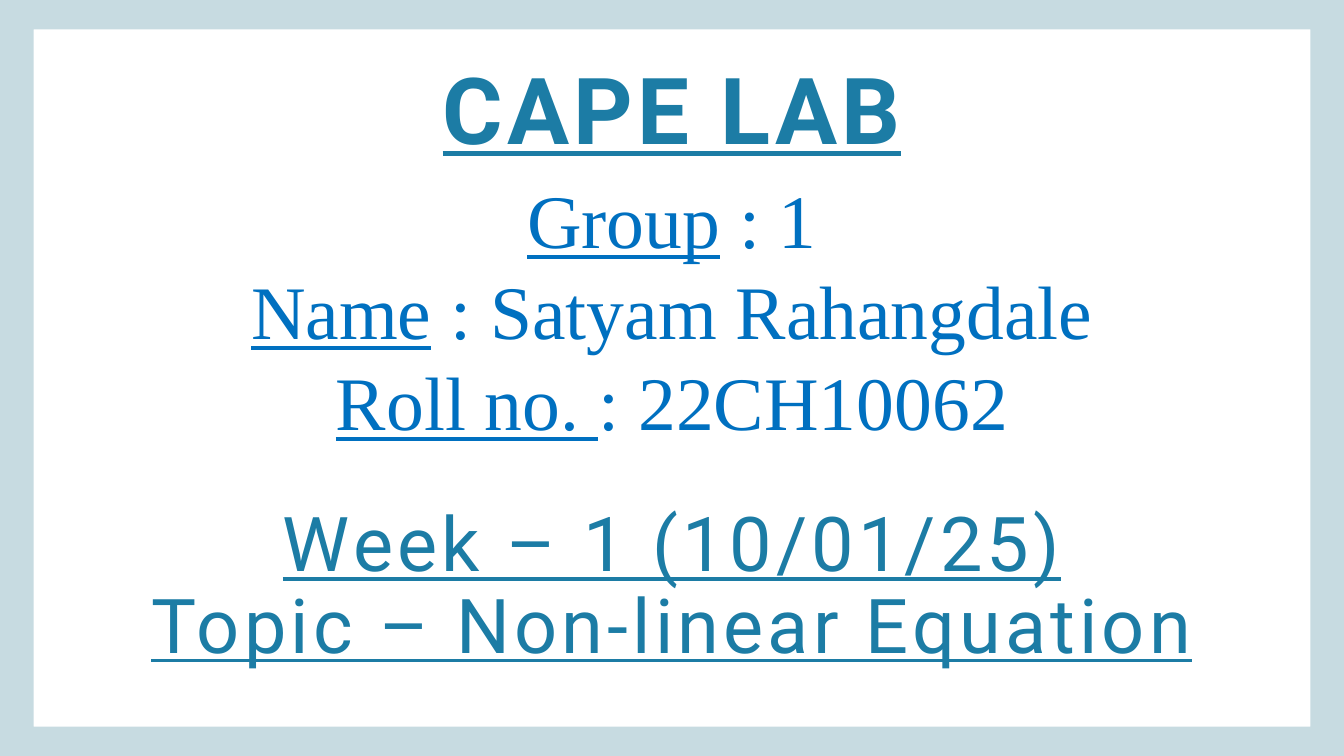
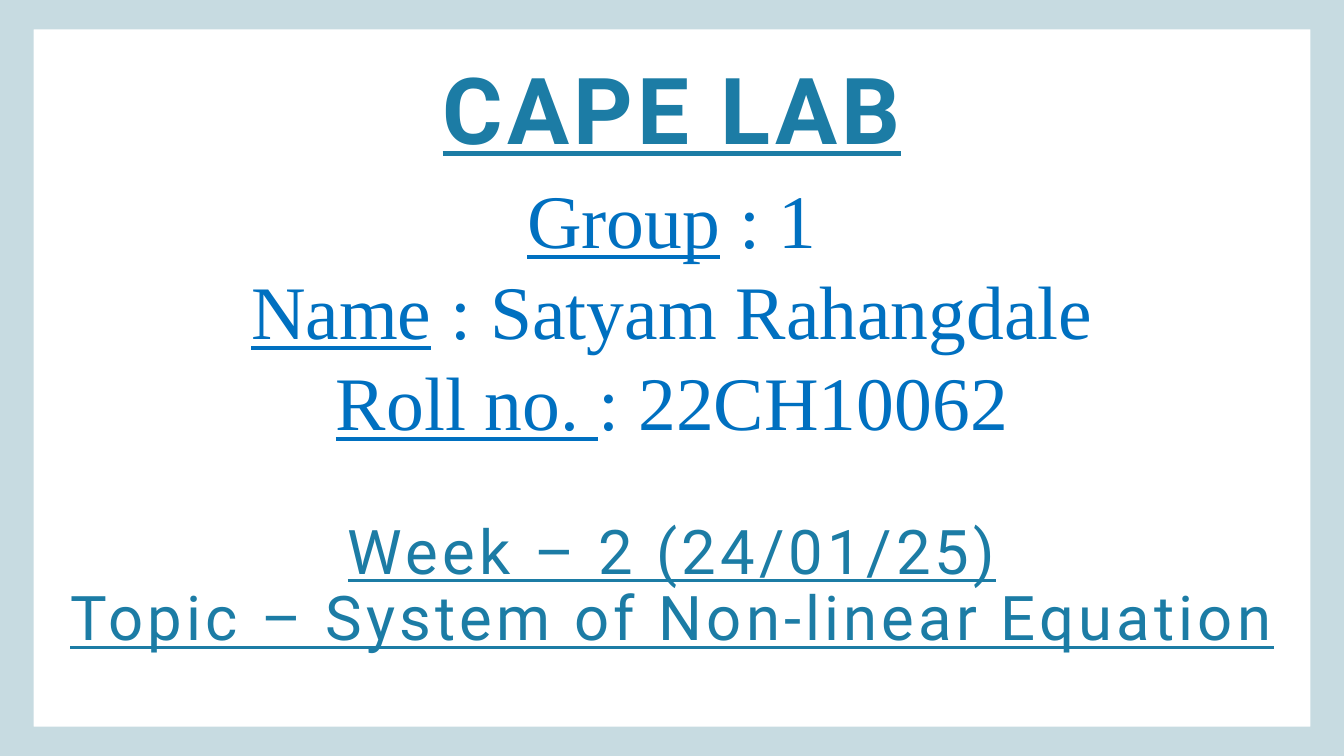
Before and after one commit to SatyamR196/CAPE_LAB, a slide deck: slide 1 of Lab_2/Cape Lab_A2.pptx. Drawn at 1344x756 pixels with LibreOffice and Linux fonts; fonts in the diff are those of the drawing; background and template pictures are left out. Boxes give left, top, right and bottom in pixels: in the first picture for what was removed or moved away, otherwise in the second. Text is boxed around its words. In the diff, an @@ line names an element or a change of style, - is before the commit and + after.

```diff
--- a/Lab_2/Cape Lab_A2.pptx
+++ b/Lab_2/Cape Lab_A2.pptx
@@ text at (70, 525, 1271, 653): text changed; size 54 to 44 pt @@
-Week – 1 (10/01/25)
-Topic – Non-linear Equation
+Week – 2 (24/01/25)
+Topic – System of Non-linear Equation
```
Also in this commit, not shown: 3 other slides changed, 5 slides added, 15 slides removed, 1 other file.
